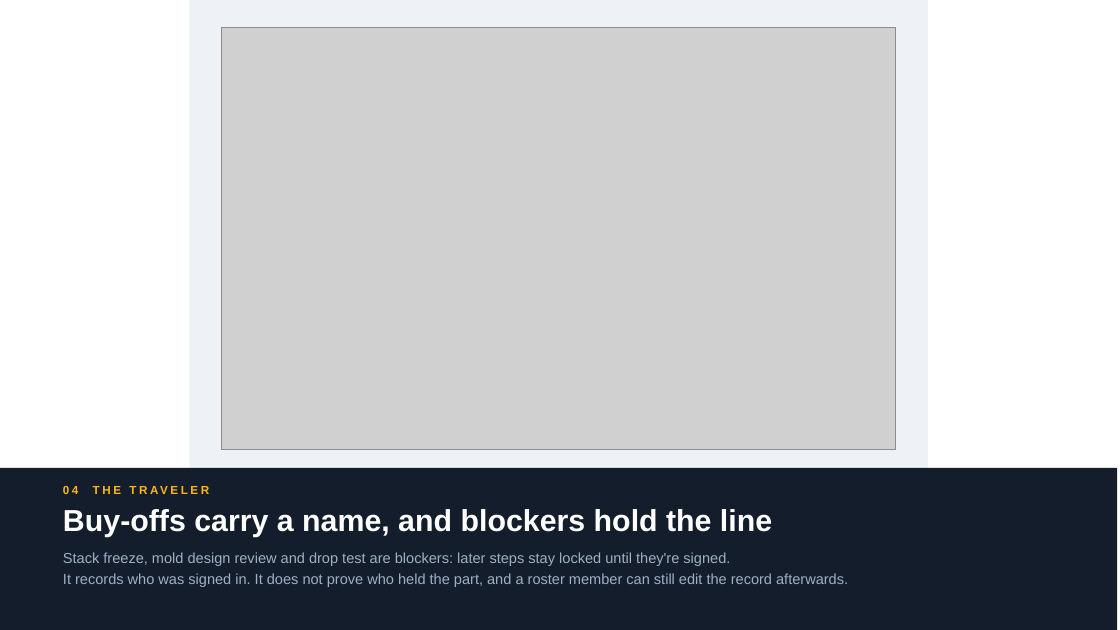
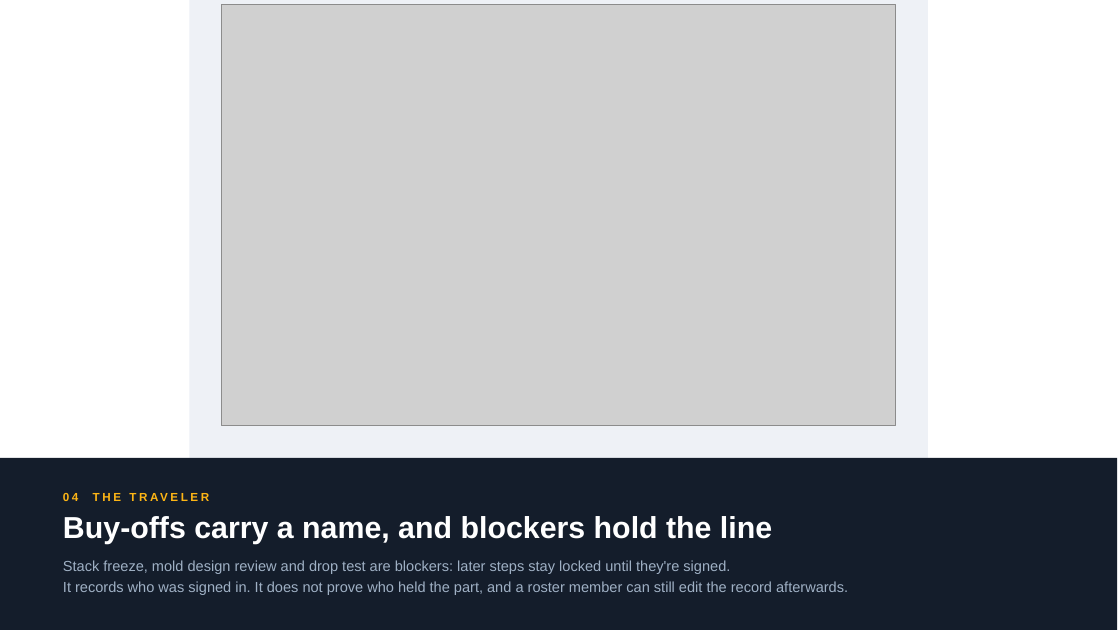
Before and after one commit to Jinxiewinx/feb-composites-applications, a slide deck: slide 14 of 06 Pitch/sn6-app-deck.pptx. Drawn at 1120x630 pixels with LibreOffice and Linux fonts; fonts in the diff are those of the drawing; grey boxes stand for pictures. Boxes give left, top, right and bottom in pixels: in the first picture for what was removed or moved away, otherwise in the second. Text is boxed around its words. In the diff, an @@ line names an element or a change of style, - is before the commit and + after.

```diff
--- a/06 Pitch/sn6-app-deck.pptx
+++ b/06 Pitch/sn6-app-deck.pptx
@@ rectangle: place and size @@
-rectangle at bbox=[189, 0, 928, 468]
+rectangle at bbox=[189, 0, 928, 458]
@@ picture: place and size @@
-picture at bbox=[221, 28, 896, 450]
+picture at bbox=[221, 4, 896, 426]
@@ rectangle: place and size @@
-rectangle at bbox=[0, 468, 1117, 630]
+rectangle at bbox=[0, 458, 1117, 630]
@@ text "04 THE TRAVELER": place and size @@
-text "04 THE TRAVELER" at bbox=[63, 486, 79, 494]
+text "04 THE TRAVELER" at bbox=[63, 493, 79, 501]
@@ text "Buy-offs carry a name, and ...": place and size @@
-text "Buy-offs carry a name, and ..." at bbox=[63, 509, 772, 537]
+text "Buy-offs carry a name, and ..." at bbox=[63, 516, 772, 545]
@@ text "Stack freeze, mold design review ...": place and size @@
-text "Stack freeze, mold design review ..." at bbox=[63, 552, 848, 587]
+text "Stack freeze, mold design review ..." at bbox=[63, 560, 848, 595]
```
Also in this commit, not shown: 3 other slides changed, 5 other files.
